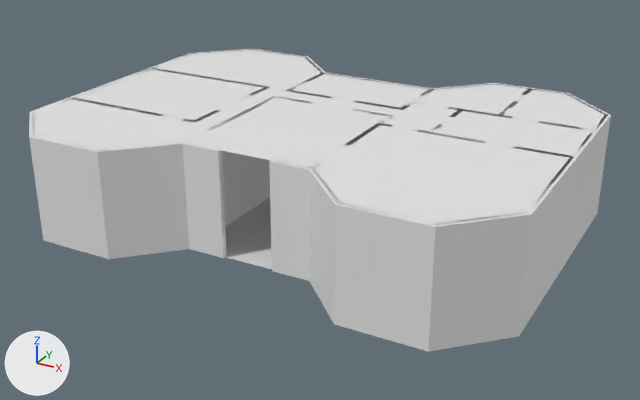
One commit to the FBX model ArtAssets/ComplexWalls/ComplexWalls.fbx: the scene before it, then after it.
One viewpoint serves both versions: a 50 mm lens placed at (15.2, -28.3, 14.4), pointed at (0.2, -1.0, 0.7). Lighting does not change. The marker at lower left points along +X, +Y and +Z. Where no turn or scale is listed for an object, it has been applied to the vertices.

The first picture shows 'ComplexCeiling', 'ComplexFloor', 'ComplexWalls'.
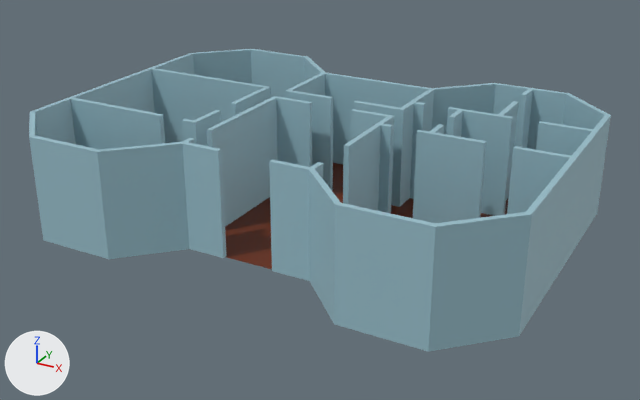
Where the change shows, as pixel boxes (x1, y1, x2, y2) in the pictures (640 x 400 px):
'ComplexWalls', recoloured (grey to cyan): (29, 49, 611, 352) in both
'ComplexCeiling', deleted: before (32, 49, 606, 225)
'ComplexFloor', recoloured (grey to brown): (225, 163, 509, 269) in both

Patch to the scene script:
```diff
--- a/ArtAssets/ComplexWalls/ComplexWalls.fbx.py
+++ b/ArtAssets/ComplexWalls/ComplexWalls.fbx.py
@@ mat_walls @@
+mat_walls = principled_material('Walls')
+mat_walls.base_color = (0.318, 0.521, 0.6)  # cyan #99bfcb
@@ mat_floor @@
+mat_floor = principled_material('Floor')
+mat_floor.base_color = (0.146, 0.0241, 0.00306)  # brown #6b2b0a
@@ me_complexwalls_001 @@
 me_complexwalls_001.from_pydata(...)  # 260 vertices, 262 faces; spans x -9.7..9.5, y -7.7..6.5, z 0.0..4.0
+me_complexwalls_001.materials.append(mat_walls)  # cyan #99bfcb
@@ me_complexfloor @@
 me_complexfloor.from_pydata(...)  # 16 vertices, 7 faces; spans x -9.6..9.4, y -7.6..6.4, z 0.0
+me_complexfloor.materials.append(mat_floor)  # brown #6b2b0a
@@ ob_complexceiling @@
-ob_complexceiling = bpy.data.objects.new('ComplexCeiling', me_complexceiling)
-ob_complexceiling.location = (0.0, 0.0, 0.0)
```
